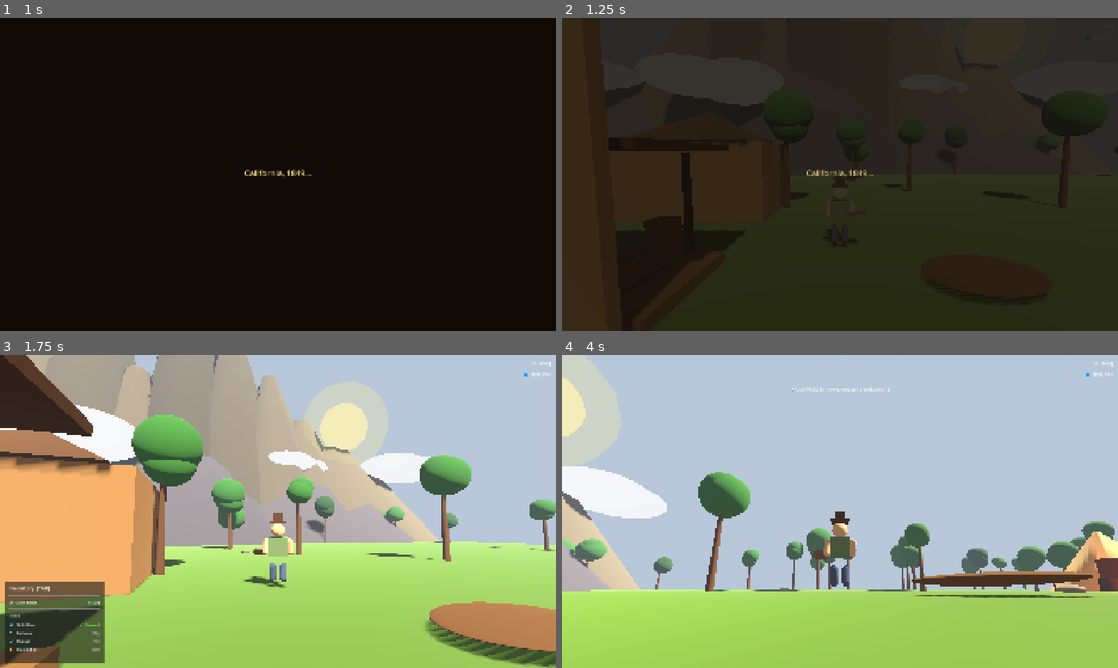
Above: before the commit, frames 1-4 (two rows, left to right).
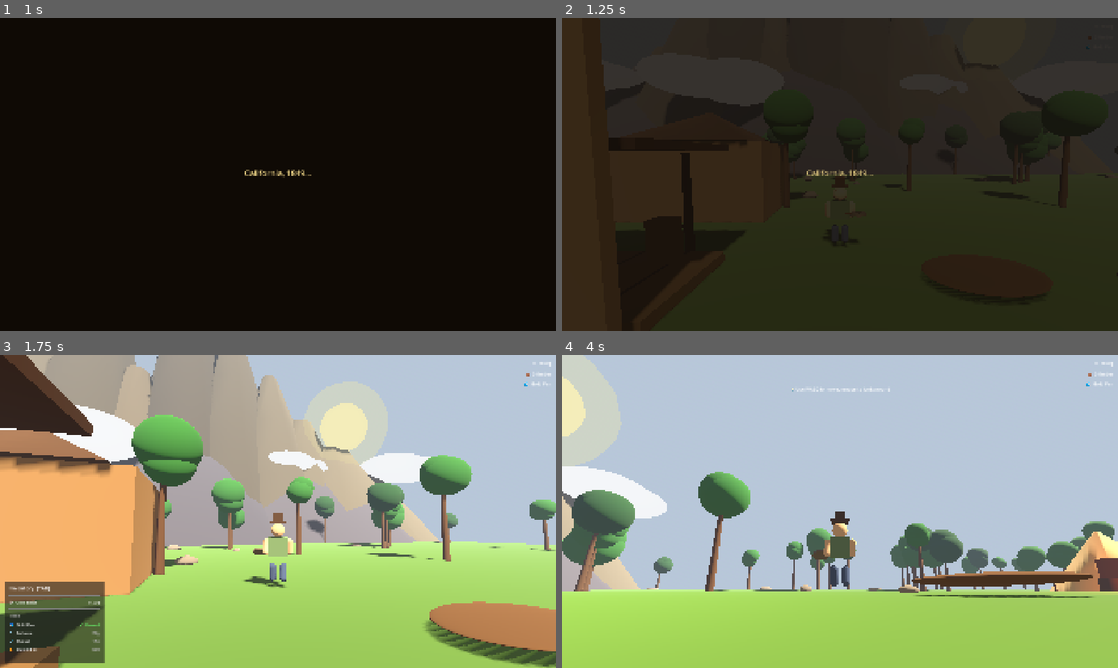
Above: after the commit, the same moments.

Repository: beachclaw/GoldRush1849
Game: Godot game, scene res://scenes/main_menu.tscn
Same seed, same stepped clock (60 frames per second), same inputs: the game is played once before the commit and once after it.
Inputs (mouse positions are in pixels of both pictures, inside the frame that each line leads up to):
- Up to frame 1 (1 s): click "Start Game" at 0.5 s
- Up to frame 2 (1.25 s): no input
- Up to frame 3 (1.75 s): tap Enter (ui_accept) at 1.25 s; move the mouse to (305, 511) at 1.27 s; hold W (move_forward) from 1.28 s (still down); hold Enter (ui_accept) from 1.28 s (still down); tap Tab at 1.35 s
- Up to frame 4 (4 s): move the mouse to (728, 527) at 2.02 s; release W (move_forward) at 2.03 s; release Enter (ui_accept) at 2.03 s; hold S (move_back) 2.03-2.78 s; tap Enter (ui_accept) at 2.1, 2.27, 2.57, 3.77 s; tap Tab at 2.3, 2.85, 3.6 s; move the mouse to (851, 505) at 2.77 s; hold Enter (ui_accept) 2.78-3.53 s; hold W (move_forward) from 2.78 s (still down); move the mouse to (812, 574) at 3.52 s

Frame 1 is identical in both runs. In frame 2, less than 0.1% of the frame differs, in the area x 43-99%, y 5-57%; in frame 3, 1.2%; in frame 4, 3.6%, in the area x 0-99%, y 5-76%.

Commit message:
feat: timber system + audio — chopping zones, HUD, Store cost, wood SFX

Diff:
--- a/scenes/ui/hud.tscn
+++ b/scenes/ui/hud.tscn
@@ -16,7 +16,7 @@
 text = "⚙  0.00g"
 horizontal_alignment = 2
 
-[node name="ToolLabel" type="Label" parent="."]
+[node name="TimberLabel" type="Label" parent="."]
 anchors_preset = 1
 anchor_left = 1.0
 anchor_right = 1.0
@@ -24,6 +24,17 @@
 offset_top = 54.0
 offset_right = -16.0
 offset_bottom = 84.0
+text = "🪵  0 timber"
+horizontal_alignment = 2
+
+[node name="ToolLabel" type="Label" parent="."]
+anchors_preset = 1
+anchor_left = 1.0
+anchor_right = 1.0
+offset_left = -220.0
+offset_top = 88.0
+offset_right = -16.0
+offset_bottom = 118.0
 text = "🪣  Gold Pan"
 horizontal_alignment = 2
 
--- a/src/entities/Player.gd
+++ b/src/entities/Player.gd
@@ -5,7 +5,10 @@
 
 var current_tool: String  = "pan"
 var current_zone          = null   # MiningZone or null
+var current_timber_zone   = null   # TimberZone or null
 var is_mining: bool       = false
+var is_chopping: bool     = false
+var chop_count: int       = 0      # hits so far (3 = 1 timber)
 var camera_pivot: Node3D  = null
 
 var walk_cycle: float = 0.0
@@ -13,6 +16,9 @@
 
 signal mining_started(tool_id: String)
 signal mining_finished(tool_id: String, amount: float, lucky: bool)
+signal chopping_started()
+signal chopping_hit(hits_done: int)
+signal chopping_finished()
 
 @onready var body: Node3D              = $Body
 @onready var left_arm: MeshInstance3D  = $Body/LeftArm
@@ -82,7 +88,7 @@
 	if not is_on_floor():
 		velocity.y -= GRAVITY * delta
 
-	if not is_mining:
+	if not is_mining and not is_chopping:
 		var input_dir: Vector2 = Input.get_vector("move_left", "move_right", "move_forward", "move_back")
 		var cam_yaw: float     = camera_pivot.yaw if camera_pivot else 0.0
 		var direction: Vector3 = (Basis(Vector3.UP, cam_yaw) * Vector3(input_dir.x, 0, input_dir.y)).normalized()
@@ -105,7 +111,9 @@
 
 func _unhandled_input(event: InputEvent) -> void:
 	if event.is_action_pressed("ui_accept"):
-		if current_zone != null and not is_mining:
+		if current_timber_zone != null and not is_chopping and not is_mining:
+			_start_chopping()
+		elif current_zone != null and not is_mining and not is_chopping:
 			_start_mining()
 	if event is InputEventKey and event.pressed and event.keycode == KEY_F12:
 		_save_screenshot()
@@ -147,11 +155,43 @@
 	current_zone = null
 	current_tool = "pan"  # default back to pan
 
+# ─── Timber zone entry / exit ────────────────────────────────────────────────
+
+func enter_timber_zone(zone) -> void:
+	current_timber_zone = zone
+
+func exit_timber_zone() -> void:
+	current_timber_zone = null
+	chop_count = 0
+
+# ─── Chopping ────────────────────────────────────────────────────────────────
+
+const CHOPS_PER_LOG := 3
+const CHOP_TIME     := 1.0   # seconds per swing
+
+func _start_chopping() -> void:
+	if not SaveManager.has_tool("pickaxe"):
+		mining_started.emit("locked")
+		return
+
+	is_chopping = true
+	chop_count = 0
+	chopping_started.emit()
+
+	for i in range(CHOPS_PER_LOG):
+		await get_tree().create_timer(CHOP_TIME).timeout
+		chop_count += 1
+		chopping_hit.emit(chop_count)
+
+	SaveManager.add_timber(1)
+	chopping_finished.emit()
+	is_chopping = false
+
 # ─── Animation ────────────────────────────────────────────────────────────────
 
 func _animate_body(delta: float) -> void:
 	var speed_xz := Vector2(velocity.x, velocity.z).length()
-	pan_blend = lerp(pan_blend, 1.0 if is_mining else 0.0, delta * 6.0)
+	pan_blend = lerp(pan_blend, 1.0 if (is_mining or is_chopping) else 0.0, delta * 6.0)
 
 	if pan_blend > 0.01:
 		body.rotation.x      = lerp(body.rotation.x,      pan_blend * 0.45,  delta * 8.0)
--- a/src/systems/AudioManager.gd
+++ b/src/systems/AudioManager.gd
@@ -14,6 +14,8 @@
 	"mining_hit":    "res://assets/audio/mining_hit.wav",
 	"pan_splash":    "res://assets/audio/pan_splash.wav",
 	"footstep":      "res://assets/audio/footstep.wav",
+	"wood_chop":     "res://assets/audio/wood_chop.wav",
+	"wood_collect":  "res://assets/audio/wood_collect.wav",
 }
 
 # ── Ambient loops ─────────────────────────────────────────────────────────────
--- a/src/systems/SaveManager.gd
+++ b/src/systems/SaveManager.gd
@@ -4,12 +4,14 @@
 
 var data: Dictionary = {
 	"gold_dust":       0.0,
+	"timber":          0,
 	"unlocked_tools":  ["pan"],
 	"camp_level":      0,      # 0 = tent, 1 = cabin
 	"playtime":        0.0,
 }
 
 signal gold_changed(new_amount: float)
+signal timber_changed(new_amount: int)
 signal tool_unlocked(tool_id: String)
 
 func _ready() -> void:
@@ -33,6 +35,24 @@
 
 func get_gold() -> float:
 	return data.gold_dust
+
+# ─── Timber ──────────────────────────────────────────────────────────────────
+
+func add_timber(amount: int = 1) -> void:
+	data.timber = int(data.timber) + amount
+	timber_changed.emit(int(data.timber))
+	save()
+
+func spend_timber(amount: int) -> bool:
+	if int(data.timber) < amount:
+		return false
+	data.timber = int(data.timber) - amount
+	timber_changed.emit(int(data.timber))
+	save()
+	return true
+
+func get_timber() -> int:
+	return int(data.timber)
 
 # ─── Tools ────────────────────────────────────────────────────────────────────
 
@@ -93,6 +113,7 @@
 func reset() -> void:
 	data = {
 		"gold_dust":      0.0,
+		"timber":         0,
 		"unlocked_tools": ["pan"],
 		"camp_level":     0,
 		"playtime":       0.0,
--- a/src/ui/HUD.gd
+++ b/src/ui/HUD.gd
@@ -1,6 +1,7 @@
 extends CanvasLayer
 
 @onready var gold_label:    Label       = $GoldLabel
+@onready var timber_label:  Label       = $TimberLabel
 @onready var tool_label:    Label       = $ToolLabel
 @onready var prompt_label:  Label       = $PromptLabel
 @onready var pan_bar:       ProgressBar = $PanBar
@@ -14,11 +15,16 @@
 	set_prompt("")
 	# Hook into SaveManager
 	SaveManager.gold_changed.connect(_on_gold_changed)
+	SaveManager.timber_changed.connect(_on_timber_changed)
 	SaveManager.tool_unlocked.connect(_on_tool_unlocked)
 	_on_gold_changed(SaveManager.get_gold())
+	_on_timber_changed(SaveManager.get_timber())
 
 func _on_gold_changed(amount: float) -> void:
 	gold_label.text = "⚙  %.2fg" % amount
+
+func _on_timber_changed(amount: int) -> void:
+	timber_label.text = "🪵  %d timber" % amount
 
 func _on_tool_unlocked(tool_id: String) -> void:
 	if tool_id.ends_with("_available"):
--- a/src/ui/Store.gd
+++ b/src/ui/Store.gd
@@ -7,7 +7,7 @@
 	{ "id": "pickaxe",   "label": "⛏  Pickaxe",     "desc": "Medium yield. Works rock faces.",        "cost": 20  },
 	{ "id": "better_pan","label": "🪣  Better Pan",  "desc": "Upgraded pan. 1.5× river yield.",        "cost": 30  },
 	{ "id": "sluice_box","label": "🏗  Sluice Box",  "desc": "High yield river tool.",                 "cost": 50  },
-	{ "id": "cabin_kit", "label": "🏠  Cabin Kit",   "desc": "Upgrade tent to cabin.",                 "cost": 100 },
+	{ "id": "cabin_kit", "label": "🏠  Cabin Kit",   "desc": "Upgrade tent to cabin. Requires 5 timber.", "cost": 100, "timber_cost": 5 },
 ]
 
 var _panel: Panel
@@ -94,10 +94,13 @@
 	row.add_child(info)
 
 	var cost_label := Label.new()
-	cost_label.text = "%dg" % item.cost
+	var cost_text := "%dg" % item.cost
+	if int(item.get("timber_cost", 0)) > 0:
+		cost_text += " +%dt" % int(item.get("timber_cost", 0))
+	cost_label.text = cost_text
 	cost_label.add_theme_font_size_override("font_size", 17)
 	cost_label.vertical_alignment = VERTICAL_ALIGNMENT_CENTER
-	cost_label.custom_minimum_size = Vector2(55, 0)
+	cost_label.custom_minimum_size = Vector2(80, 0)
 	cost_label.horizontal_alignment = HORIZONTAL_ALIGNMENT_RIGHT
 	row.add_child(cost_label)
 
@@ -120,7 +123,7 @@
 	closed.emit()
 
 func _refresh() -> void:
-	_gold_label.text = "Gold: %.2fg" % SaveManager.get_gold()
+	_gold_label.text = "Gold: %.2fg  |  Timber: %d" % [SaveManager.get_gold(), SaveManager.get_timber()]
 	for entry in _rows:
 		var item: Dictionary = entry.item
 		var row: HBoxContainer = entry.row
@@ -132,14 +135,22 @@
 		elif SaveManager.get_gold() < item.cost:
 			btn.disabled = true
 			btn.text     = "Buy"
+		elif int(item.get("timber_cost", 0)) > 0 and SaveManager.get_timber() < int(item.get("timber_cost", 0)):
+			btn.disabled = true
+			btn.text     = "Buy"
 		else:
 			btn.disabled = false
 			btn.text     = "Buy"
 
 func _on_buy(item: Dictionary, btn: Button, _cost_label: Label) -> void:
 	Audio.play("ui_click")
+	var timber_cost: int = int(item.get("timber_cost", 0))
+	if timber_cost > 0 and SaveManager.get_timber() < timber_cost:
+		return
 	if not SaveManager.spend_gold(float(item.get("cost", 999))):
 		return
+	if timber_cost > 0:
+		SaveManager.spend_timber(timber_cost)
 	var iid: String = str(item.get("id", ""))
 	if iid == "better_pan":
 		SaveManager.unlock_tool("pan_upgraded")
--- a/src/world/Game.gd
+++ b/src/world/Game.gd
@@ -28,12 +28,18 @@
 	cam_pivot.target    = player
 	player.camera_pivot = cam_pivot
 
-	# Wire zones
+	# Wire mining zones
 	for zone in [pan_zone, rich_zone, shallow_zone, rock_zone, earth_zone]:
 		zone.player_entered.connect(_on_zone_entered)
 		zone.player_exited.connect(_on_zone_exited)
 	store_zone.player_entered.connect(_on_store_entered)
 	store_zone.player_exited.connect(_on_store_exited)
+
+	# Wire timber zones (spawned procedurally by Scenery)
+	var scenery: Node3D = $World/Scenery
+	for tzone in scenery.timber_zones:
+		tzone.player_entered.connect(_on_timber_zone_entered)
+		tzone.player_exited.connect(_on_timber_zone_exited)
 
 	# Wire UI
 	store_ui.closed.connect(_on_store_closed)
@@ -46,6 +52,9 @@
 	# Wire player signals
 	player.mining_started.connect(_on_mining_started)
 	player.mining_finished.connect(_on_mining_finished)
+	player.chopping_started.connect(_on_chopping_started)
+	player.chopping_hit.connect(_on_chopping_hit)
+	player.chopping_finished.connect(_on_chopping_finished)
 
 	# Wire save progression
 	SaveManager.gold_changed.connect(_on_gold_changed)
@@ -127,6 +136,17 @@
 func _on_store_closed() -> void:
 	pass
 
+# ─── Timber zone signals ─────────────────────────────────────────────────────
+
+func _on_timber_zone_entered(zone) -> void:
+	if SaveManager.has_tool("pickaxe"):
+		hud.set_prompt("SPACE — Chop trees (%s)" % zone.zone_name)
+	else:
+		hud.set_prompt("Need Pickaxe — buy at store (20g)")
+
+func _on_timber_zone_exited(_zone) -> void:
+	hud.set_prompt("")
+
 # ─── Mining signals ───────────────────────────────────────────────────────────
 
 func _on_mining_started(tool_id: String) -> void:
@@ -153,6 +173,21 @@
 	else:
 		Audio.play("gold_chime", -8.0)
 		hud.show_message("Found %.2fg" % amount)
+
+# ─── Chopping signals ─────────────────────────────────────────────────────────
+
+func _on_chopping_started() -> void:
+	Audio.play("wood_chop", -6.0)
+	hud.show_mining("pickaxe", player.CHOP_TIME * player.CHOPS_PER_LOG)
+
+func _on_chopping_hit(hits_done: int) -> void:
+	Audio.play("wood_chop", -8.0)
+	hud.show_message("Chop %d/%d" % [hits_done, player.CHOPS_PER_LOG], 1.0)
+
+func _on_chopping_finished() -> void:
+	hud.hide_mining()
+	Audio.play("wood_collect", -4.0)
+	hud.show_message("Timber +1 log!", 3.0)
 
 # ─── Gold progression ─────────────────────────────────────────────────────────
 
--- a/src/world/Scenery.gd
+++ b/src/world/Scenery.gd
@@ -30,6 +30,7 @@
 	_spawn_loose_earth()
 	_spawn_mountains()
 	_spawn_trees(50)
+	_spawn_timber_groves()
 	_spawn_rocks(30)
 	_spawn_river_banks()
 	_spawn_rich_vein_markers()
@@ -419,6 +420,47 @@
 		)
 		root.add_child(canopy)
 		_set_mat(canopy, leaf_mat)
+
+# ─── Timber Groves ────────────────────────────────────────────────────────────
+
+var timber_zones: Array = []   # populated for Game.gd to wire signals
+
+func _spawn_timber_groves() -> void:
+	# 3 harvestable grove clusters placed in safe areas (away from river/origin)
+	var grove_positions := [
+		Vector3(18.0, 0.0, -18.0),   # NE grove
+		Vector3(25.0, 0.0, 12.0),    # SE grove
+		Vector3(-8.0, 0.0, -22.0),   # NW grove
+	]
+	var grove_names := ["Pine Grove", "Oak Stand", "Cedar Thicket"]
+
+	for i in range(grove_positions.size()):
+		var center: Vector3 = grove_positions[i]
+		# Spawn a tight cluster of 5 trees
+		for j in range(5):
+			var offset := Vector3(
+				rng.randf_range(-3.0, 3.0),
+				0.0,
+				rng.randf_range(-3.0, 3.0)
+			)
+			_place_tree(center + offset)
+
+		# Place a TimberZone Area3D over the cluster
+		var zone := Area3D.new()
+		zone.name = "TimberZone_%d" % i
+		var script := load("res://src/world/TimberZone.gd")
+		zone.set_script(script)
+		zone.zone_name = grove_names[i]
+		zone.position = center
+
+		var shape := CollisionShape3D.new()
+		var box := BoxShape3D.new()
+		box.size = Vector3(8.0, 4.0, 8.0)
+		shape.shape = box
+		zone.add_child(shape)
+
+		add_child(zone)
+		timber_zones.append(zone)
 
 # ─── Rocks ────────────────────────────────────────────────────────────────────
 
--- /dev/null
+++ b/src/world/TimberZone.gd
@@ -0,0 +1,23 @@
+extends Area3D
+
+# Timber harvesting zone — placed around harvestable tree clusters.
+# Player chops with pickaxe: 3 hits = 1 timber log.
+
+@export var zone_name: String = "Forest"
+
+signal player_entered(zone)
+signal player_exited(zone)
+
+func _ready() -> void:
+	body_entered.connect(_on_body_entered)
+	body_exited.connect(_on_body_exited)
+
+func _on_body_entered(body: Node3D) -> void:
+	if body.is_in_group("player"):
+		body.enter_timber_zone(self)
+		player_entered.emit(self)
+
+func _on_body_exited(body: Node3D) -> void:
+	if body.is_in_group("player"):
+		body.exit_timber_zone()
+		player_exited.emit(self)
Not shown, added: assets/audio/wood_chop.wav
Not shown, added: assets/audio/wood_collect.wav
